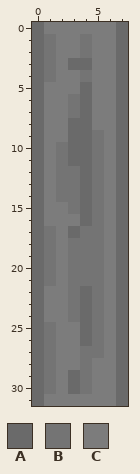
Two states of a pixel-art file, Assets/Art/Aseprite/OfficeWallSide1.aseprite. The picture above is the old version.
8x32 pixels, 1 frame.
Palette (. is transparent): A #6a6a6a  B #747474  C #7c7c7c
The same view after the edit:
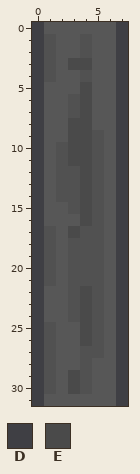
Colours new in this view: D #3f3f44  E #4a4a4a
Log entry: Office wall corner sections
What changed:
@@ palette @@
-B #747474
+B #515151
-C #7c7c7c
+C #575757
@@ x 0..7 @@
- 0 ACCCCCCA
- 1 ABCCBCCA
- 2 ABCCBCCA
- 3 ABCAACCA
- 4 ABCCBCCA
- 5 ACCCACCA
- 6 ACCBACCA
- 7 ACCBACCA
- 8 ACCAACCA
- 9 ACCAABCA
-10 ACBAABCA
-11 ACBAABCA
-12 ACBBABCA
-13 ACBBABCA
-14 ACBBABCA
-15 ACCBABCA
-16 ACCCABCA
-17 ABCABBCA
-18 ABCBBBCA
-19 ABCBBBCA
-20 ABCBBBCA
-21 ABCBBBCA
-22 ACCBABCA
-23 ACCBABCA
-24 ACCBABCA
-25 ABCCABCA
-26 ABCCABCA
-27 ABCCBBCA
-28 ABCCBCCA
-29 ABCABCCA
-30 ABCABCCA
-31 ACCCCCCA
+ 0 DCCCCCCD
+ 1 DBCCBCCD
+ 2 DBCCBCCD
+ 3 DBCEECCD
+ 4 DBCCBCCD
+ 5 DCCCECCD
+ 6 DCCBECCD
+ 7 DCCBECCD
+ 8 DCCEECCD
+ 9 DCCEEBCD
+10 DCBEEBCD
+11 DCBEEBCD
+12 DCBBEBCD
+13 DCBBEBCD
+14 DCBBEBCD
+15 DCCBEBCD
+16 DCCCEBCD
+17 DBCEBBCD
+18 DBCBBBCD
+19 DBCBBBCD
+20 DBCBBBCD
+21 DBCBBBCD
+22 DCCBEBCD
+23 DCCBEBCD
+24 DCCBEBCD
+25 DBCCEBCD
+26 DBCCEBCD
+27 DBCCBBCD
+28 DBCCBCCD
+29 DBCEBCCD
+30 DBCEBCCD
+31 DCCCCCCD
Pixel boxes of the changes (left, top, right, bottom) in both pictures:
changed: (32, 22, 128, 406)
